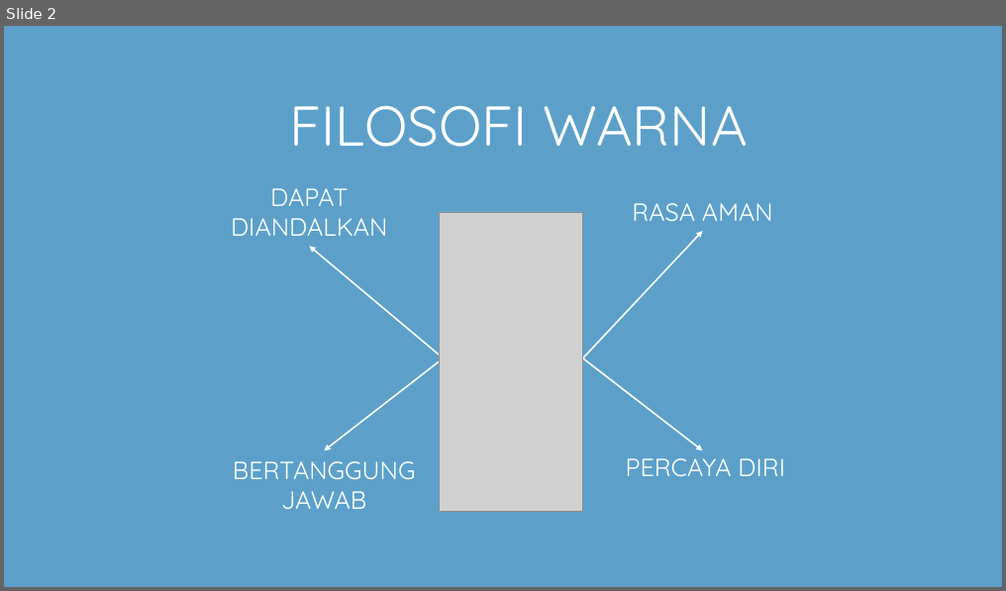
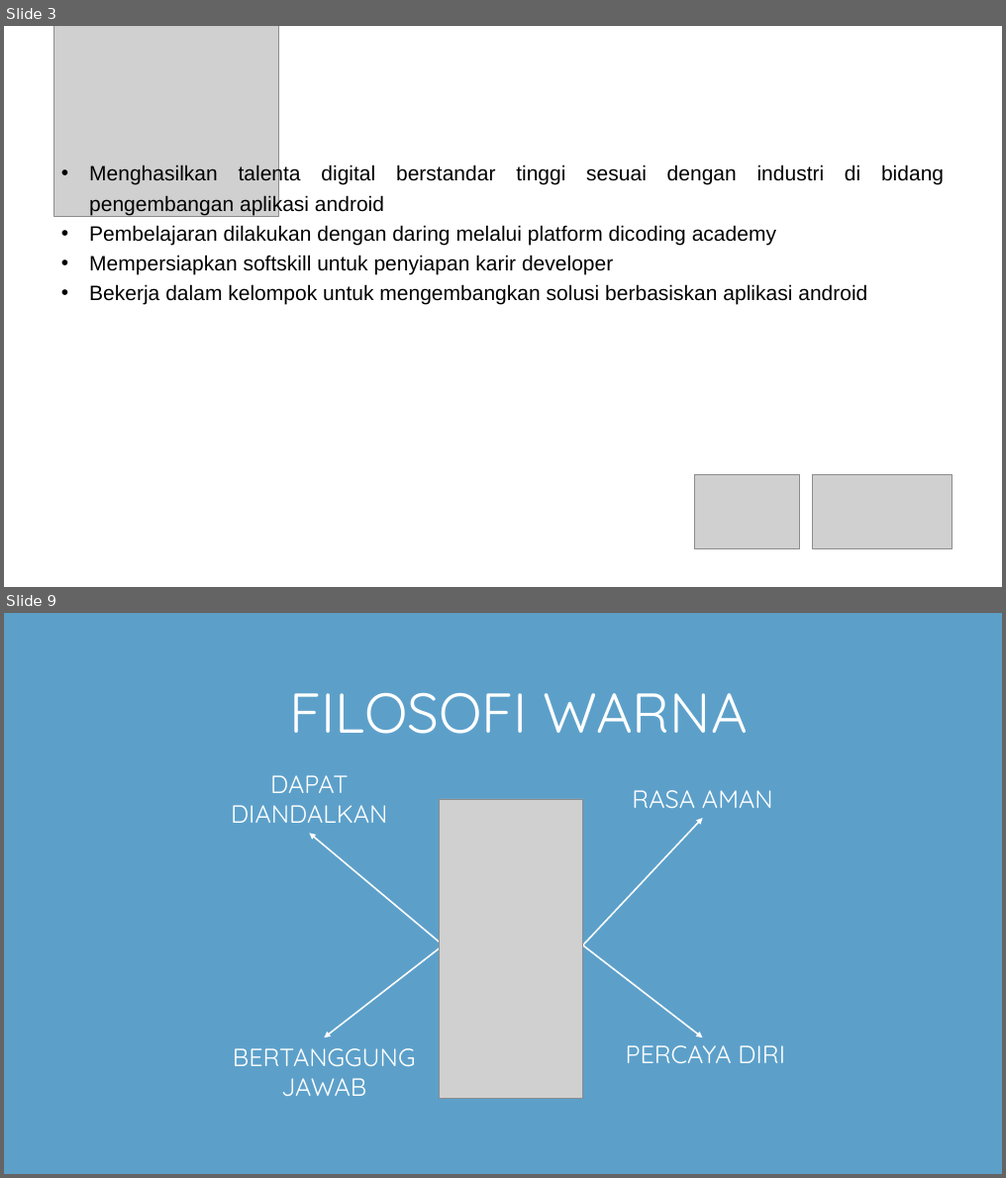
Before and after one commit to gunadermawan/android-PeduliPresensi-kotlin, a slide deck: dokumen/ppt_csd40.pptx. Shown one above the other, each under a label of ours: slide 2 before the commit, slides 3 and 9 after it; the slides between them are not shown. The pictures are 1006x591 and 1006x1178 pixels, drawn with LibreOffice and Linux fonts; fonts in the diff are those of the drawing; grey boxes stand for pictures. Boxes give left, top, right and bottom in pixels: in the first picture for what was removed or moved away, otherwise in the second. Text is boxed around its words. In the diff, an @@ line names an element or a change of style, - is before the commit and + after.

```diff
--- a/dokumen/ppt_csd40.pptx
+++ b/dokumen/ppt_csd40.pptx
@@ slide 3 added at [4,26,1002,587], background #FFFFFF @@
@@ picture added at [54,26,279,217] @@
@@ text added at [89,165,944,305], 20 pt, text #000000 @@
+• Menghasilkan talenta digital berstandar tinggi sesuai dengan industri di bidang pengembangan aplikasi android
+• Pembelajaran dilakukan dengan daring melalui platform dicoding academy
+• Mempersiapkan softskill untuk penyiapan karir developer
+• Bekerja dalam kelompok untuk mengembangkan solusi berbasiskan aplikasi android
@@ picture added at [694,474,800,550] @@
@@ picture added at [813,474,952,550] @@
@@ what was slide 2 is now slide 9 @@
```
Also in this commit, not shown: 2 slides changed, 6 other slides added.
